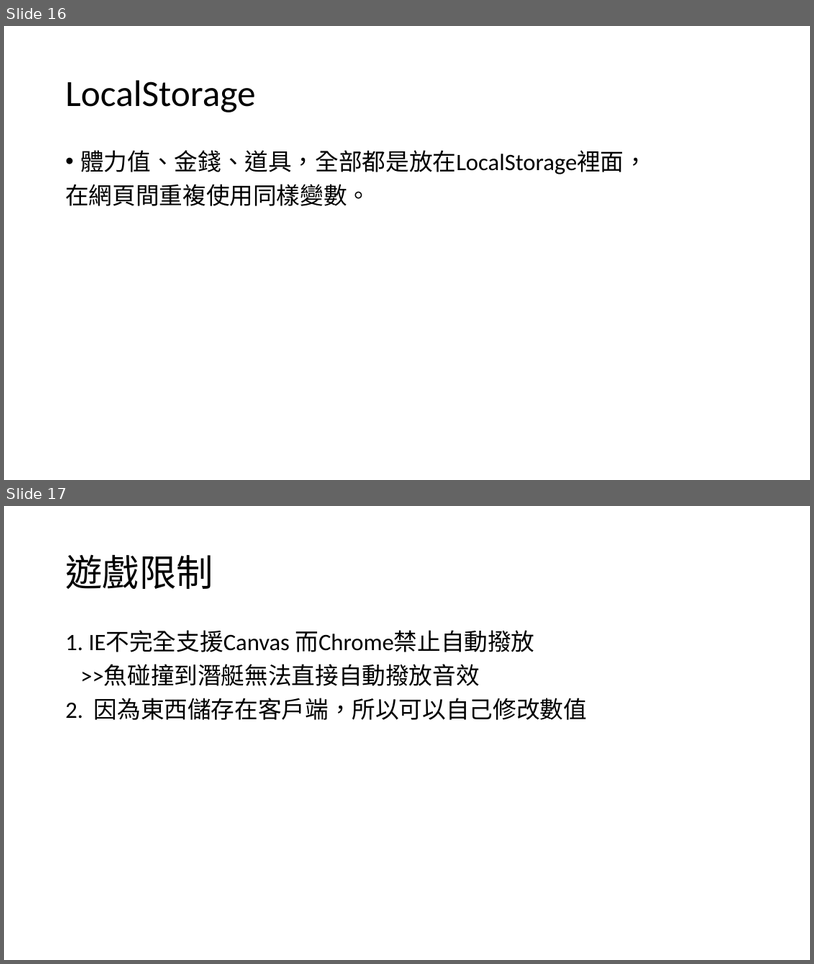
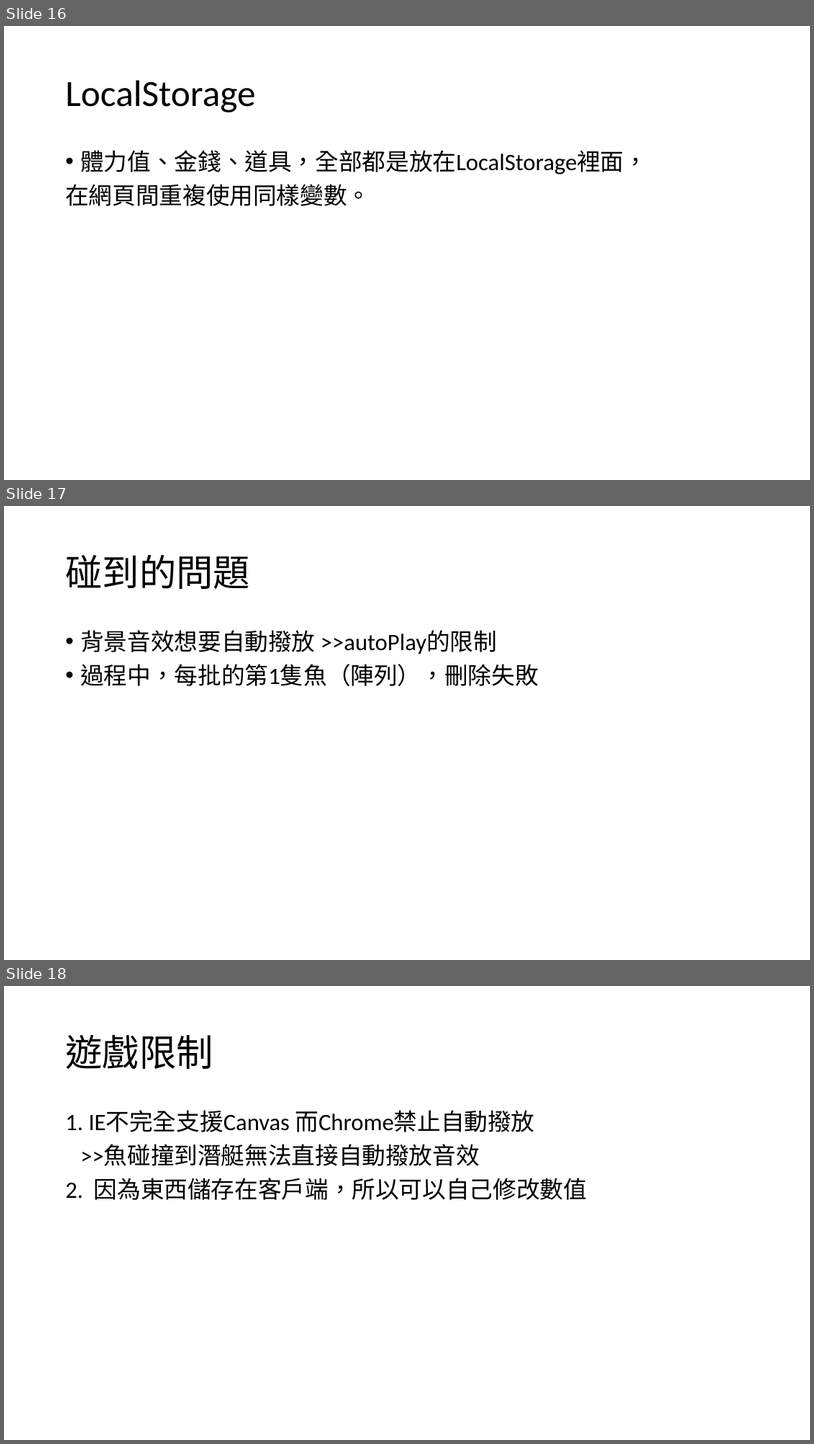
Before and after one commit to Freedom1026/Canvas, a slide deck: 保衛潛艇戰(守城遊戲).pptx. Shown one above the other, each under a label of ours: slides 16 and 17 before the commit, slides 16, 17 and 18 after it. The pictures are 814x964 and 814x1444 pixels, drawn with LibreOffice and Linux fonts; fonts in the diff are those of the drawing. Boxes give left, top, right and bottom in pixels: in the first picture for what was removed or moved away, otherwise in the second. Text is boxed around its words. In the diff, an @@ line names an element or a change of style, - is before the commit and + after.

```diff
--- a/保衛潛艇戰(守城遊戲).pptx
+++ b/保衛潛艇戰(守城遊戲).pptx
@@ slide 17 added at bbox=[4, 506, 810, 960], background #FFFFFF @@
@@ title added at bbox=[65, 555, 250, 589], 44 pt, text #000000 @@
+碰到的問題
@@ text added at bbox=[80, 630, 538, 686], 28 pt, text #000000 @@
+• 背景音效想要自動撥放 >>autoPlay的限制
+• 過程中，每批的第1隻魚（陣列），刪除失敗
@@ what was slide 17 is now slide 18 @@
```
Also in this commit, not shown: 4 other files.
